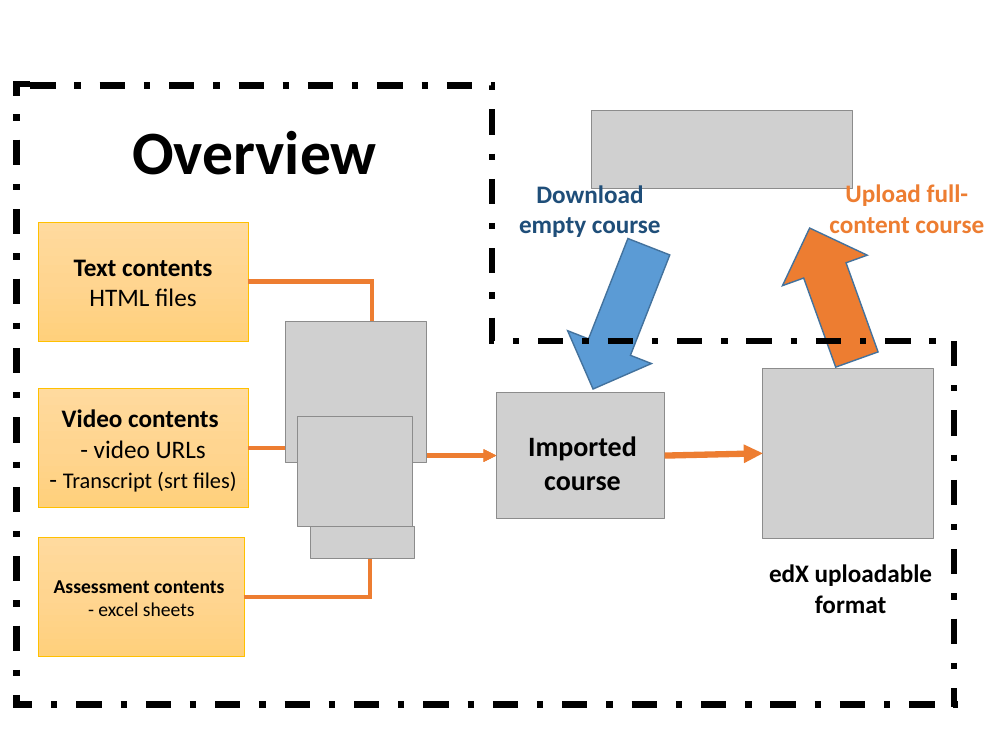
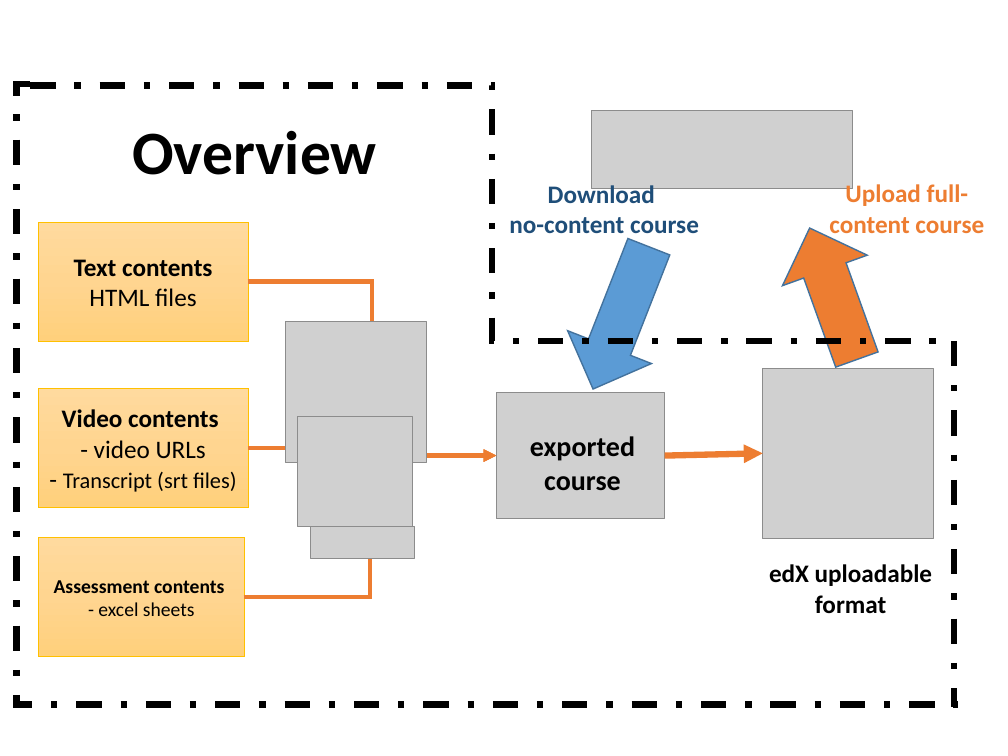
Before and after one commit to KeNopphon/edx-course-builder, a slide deck: slide 4 of course_builder.pptx. Drawn at 1008x756 pixels with LibreOffice and Linux fonts; fonts in the diff are those of the drawing; grey boxes stand for pictures. Boxes give left, top, right and bottom in pixels: in the first picture for what was removed or moved away, otherwise in the second. Text is boxed around its words. In the diff, an @@ line names an element or a change of style, - is before the commit and + after.

```diff
--- a/course_builder.pptx
+++ b/course_builder.pptx
@@ text at (x1=509, y1=183, x2=699, y2=240): text changed @@
-Download empty course
+Download
+no-content course
@@ text at (x1=530, y1=436, x2=635, y2=490): text changed @@
-Imported course
+exported course
```
Also in this commit, not shown: 1 other slide changed, 1 other file.
